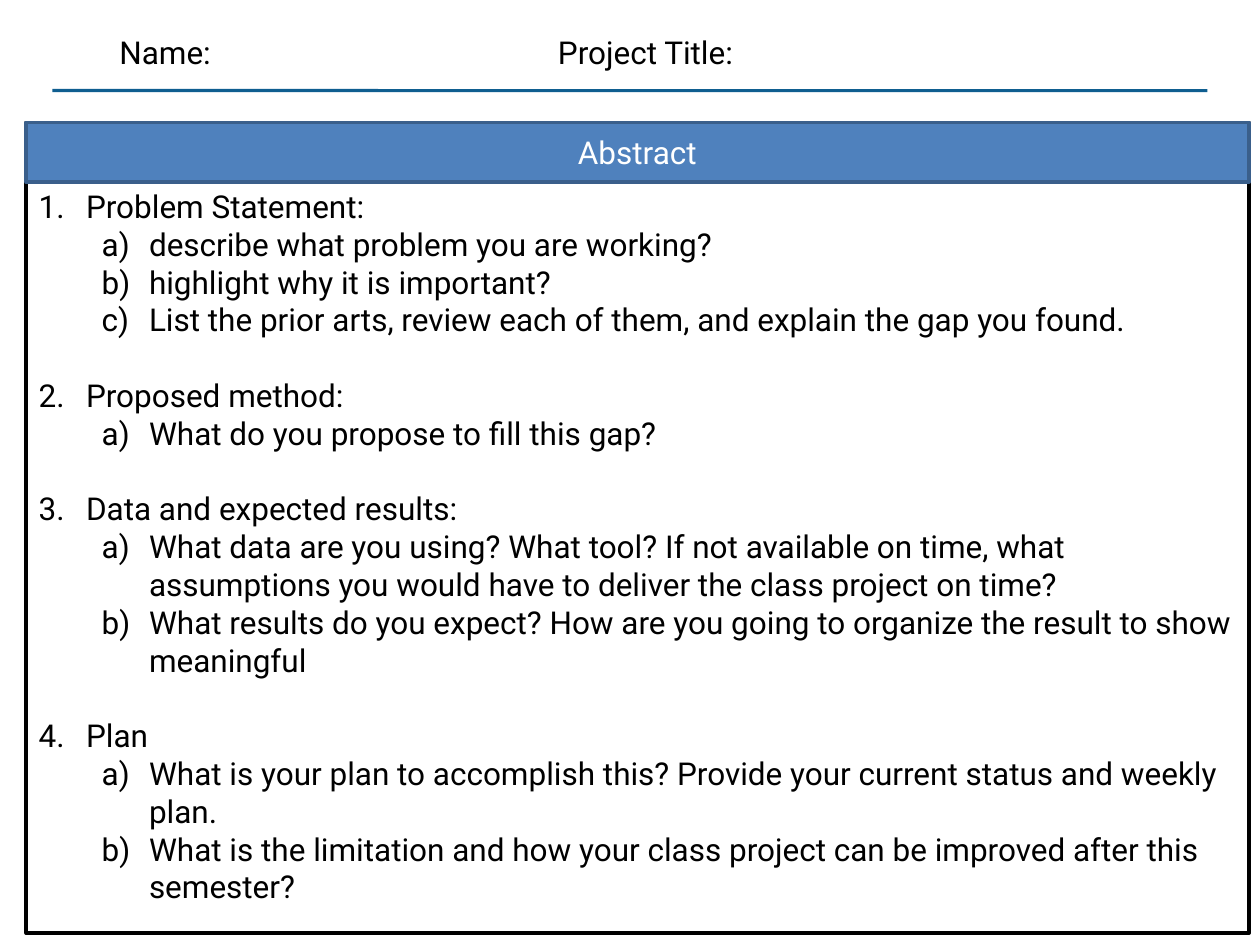
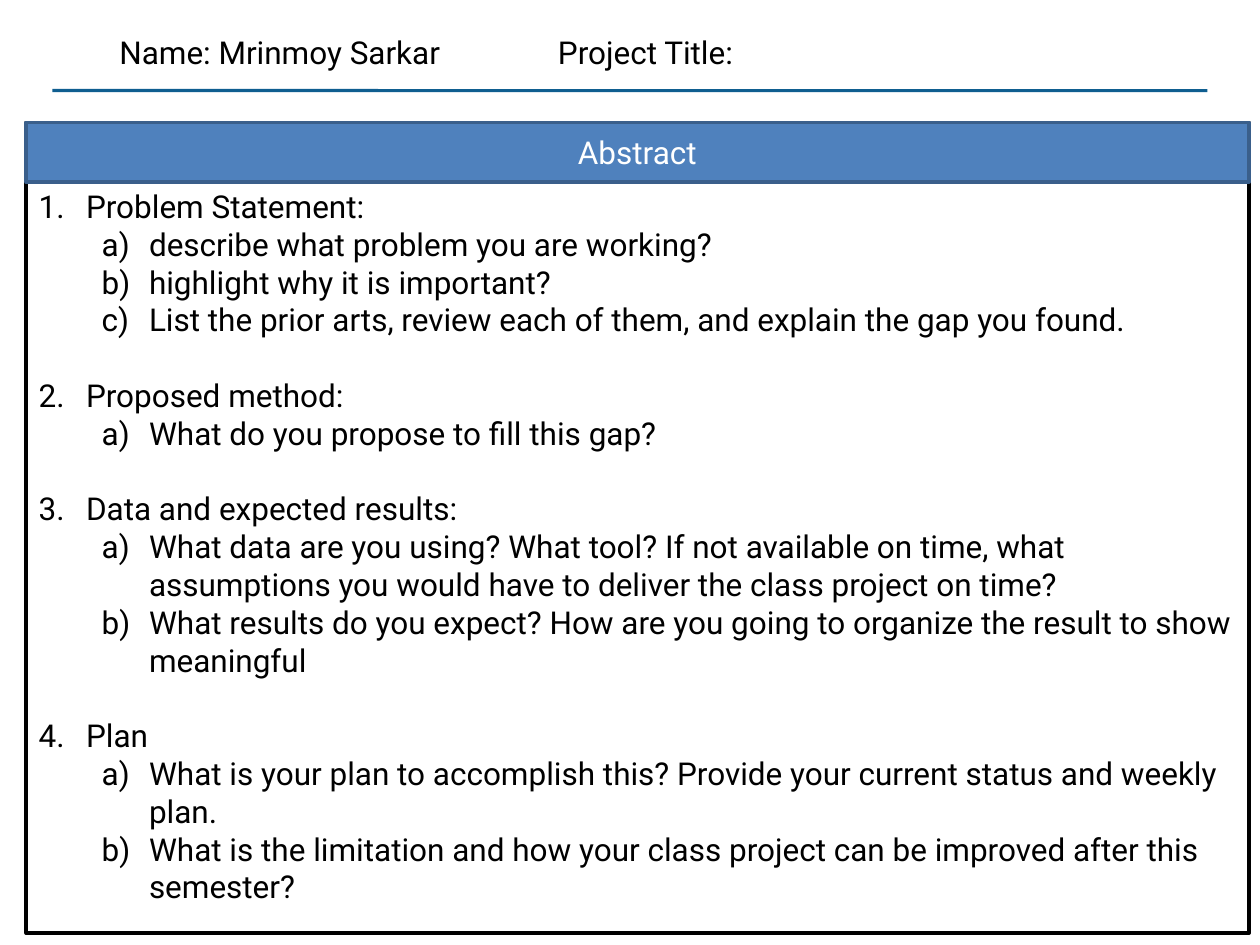
Before and after one commit to mrinmoysarkar/ModelingandVisualizationCourse, a slide deck: slide 1 of project/report/CSE804_Abstract Presentation GuideLine.pptx. Drawn at 1260x945 pixels with LibreOffice and Linux fonts; fonts in the diff are those of the drawing. Boxes give left, top, right and bottom in pixels: in the first picture for what was removed or moved away, otherwise in the second. Text is boxed around its words. In the diff, an @@ line names an element or a change of style, - is before the commit and + after.

```diff
--- a/project/report/CSE804_Abstract Presentation GuideLine.pptx
+++ b/project/report/CSE804_Abstract Presentation GuideLine.pptx
@@ text at [119, 40, 440, 71]: text changed @@
-Name:
+Name: Mrinmoy Sarkar
```
Also in this commit, not shown: 8 other files.
